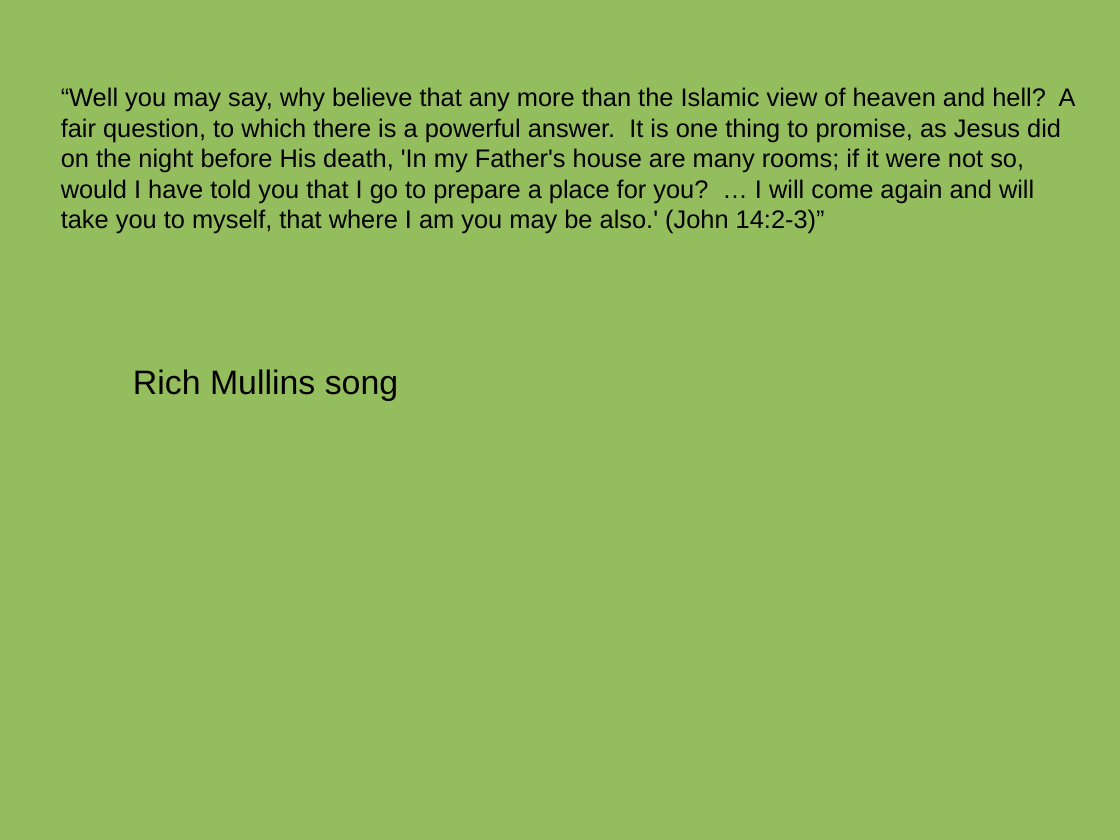
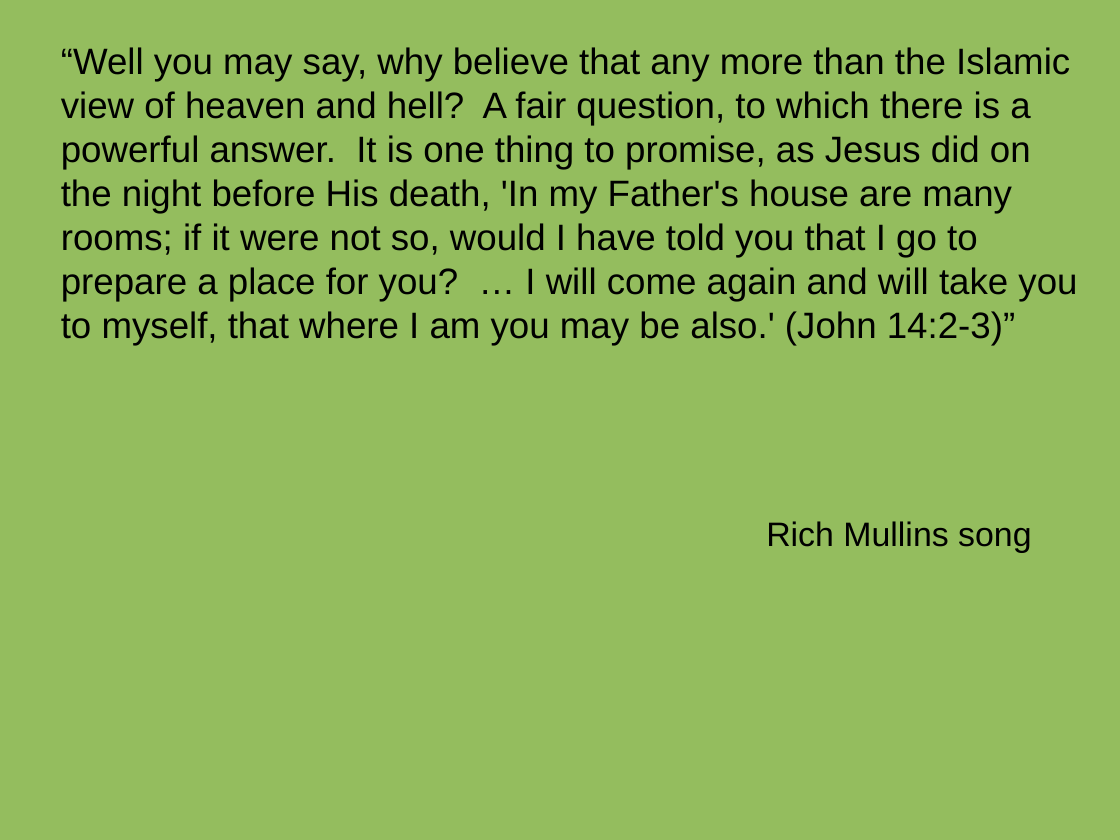
Before and after one commit to qrprat77/sunday_nite_class, a slide deck: slide 4 of presentations/chapter_7_8.odp. Drawn at 1120x840 pixels with LibreOffice and Linux fonts; fonts in the diff are those of the drawing. Boxes give left, top, right and bottom in pixels: in the first picture for what was removed or moved away, otherwise in the second. Text is boxed around its words. In the diff, an @@ line names an element or a change of style, - is before the commit and + after.

Commit message:
Lesson complete!  all presentations and questions are done for this week.

```diff
--- a/presentations/chapter_7_8.odp
+++ b/presentations/chapter_7_8.odp
@@ text "“Well you may say, why ...": place and size @@
-text "“Well you may say, why ..." at <box>61,87,1076,234</box>
+text "“Well you may say, why ..." at <box>61,47,1077,346</box>
@@ text "“Well you may say, why ..." at <box>61,47,1077,346</box>: size 18 to 26 pt @@
@@ text "Rich Mullins song": place and size @@
-text "Rich Mullins song" at <box>133,369,398,401</box>
+text "Rich Mullins song" at <box>766,521,1031,553</box>
```
Also in this commit, not shown: 2 other slides changed, 1 slide added, 1 other file.
